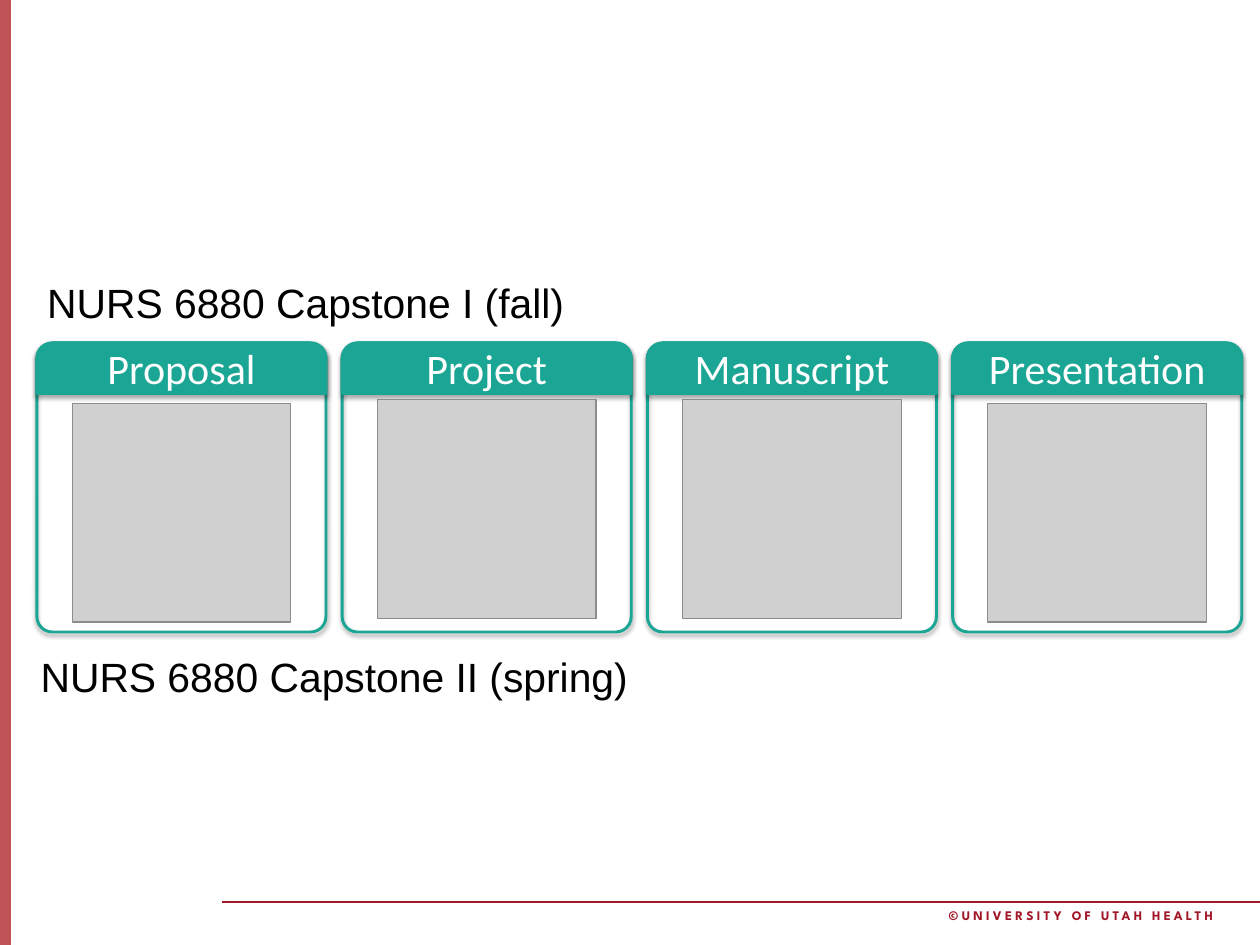
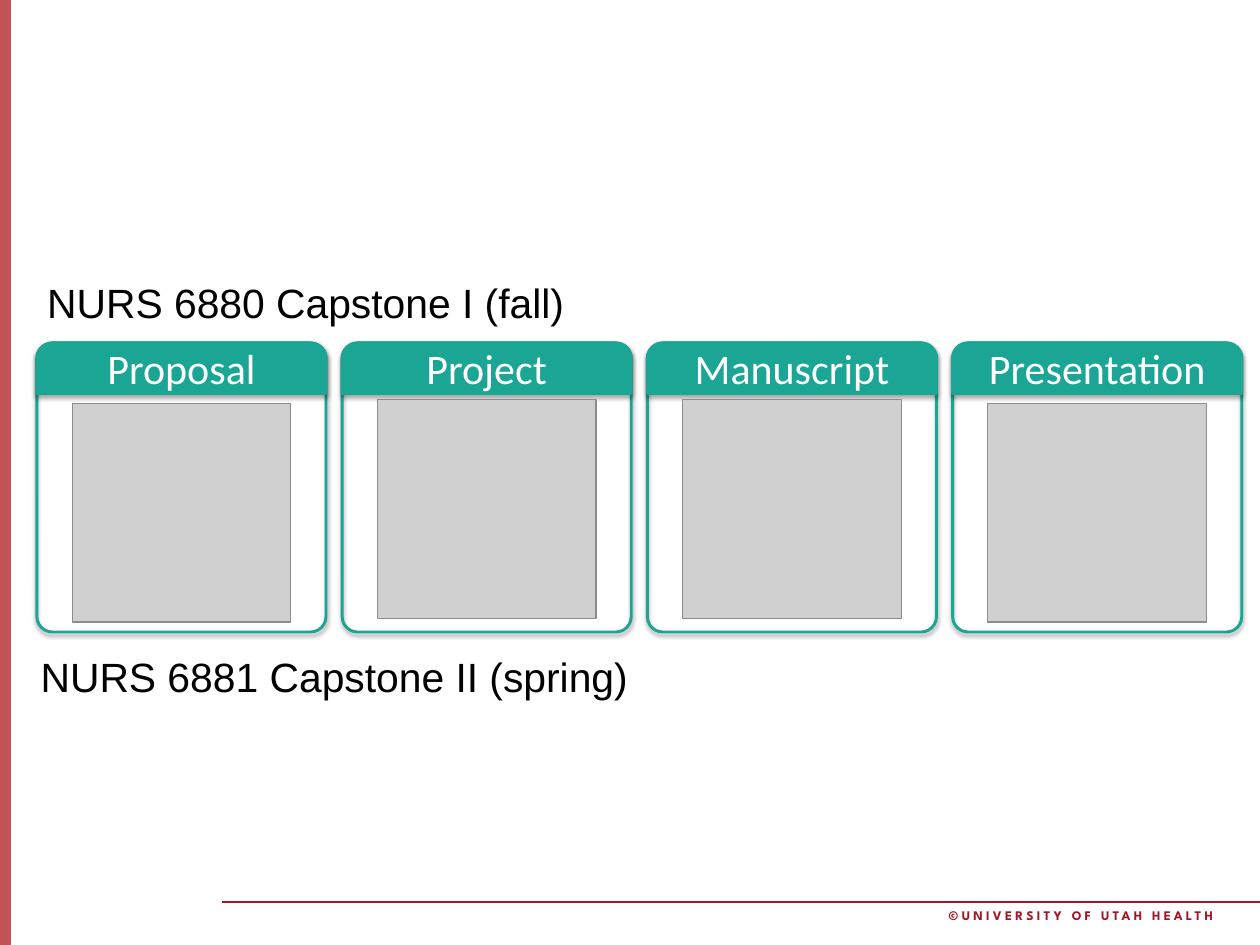
Before and after one commit to cmcntsh/capstoneMaterials, a slide deck: slide 4 of NURS 6880 01 Capstone Overview.pptx. Drawn at 1260x945 pixels with LibreOffice and Linux fonts; fonts in the diff are those of the drawing; grey boxes stand for pictures; background and template pictures are left out. Boxes give left, top, right and bottom in pixels: in the first picture for what was removed or moved away, otherwise in the second. Text is boxed around its words. In the diff, an @@ line names an element or a change of style, - is before the commit and + after.

```diff
--- a/NURS 6880 01 Capstone Overview.pptx
+++ b/NURS 6880 01 Capstone Overview.pptx
@@ text at (x1=41, y1=662, x2=627, y2=700): text changed @@
-NURS 6880 Capstone II (spring)
+NURS 6881 Capstone II (spring)
```
Also in this commit, not shown: 3 slides added, 3 slides removed, 11 other files.
